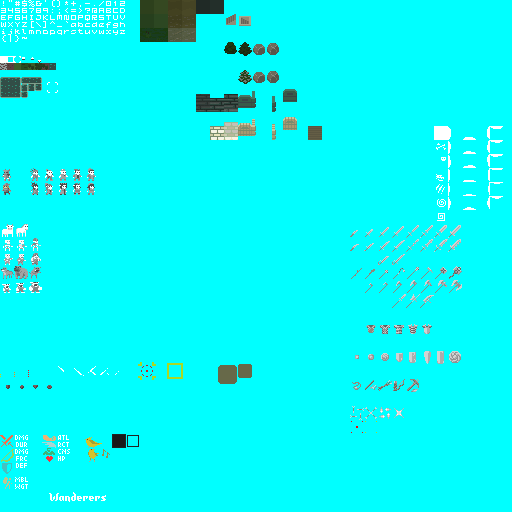
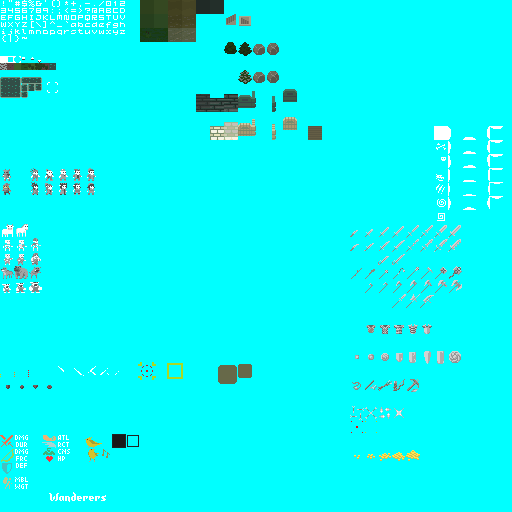
Comparing the layer stacks of the two 512 × 512 images. Changes:
painted on "Main" over box(354, 450, 420, 461)
